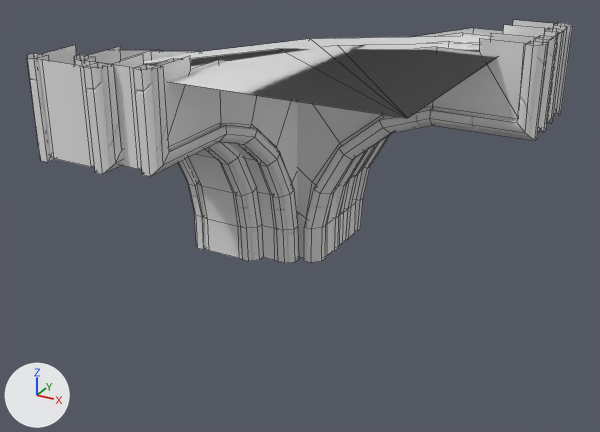
The Blender file SD_const_5.blend, before and after one commit.
Both versions are drawn from a 50 mm lens placed at (1.32, -2.61, 1.18), pointed at (-0.1, -0.03, -0.11). Lighting does not change. The marker at lower left points along +X, +Y and +Z. Mesh edges are drawn as thin lines.

Objects in the first picture: 'SD_CeilingCornerOut', 'SD_CeilingCornerOutL', 'SD_CeilingCornerOutR'.
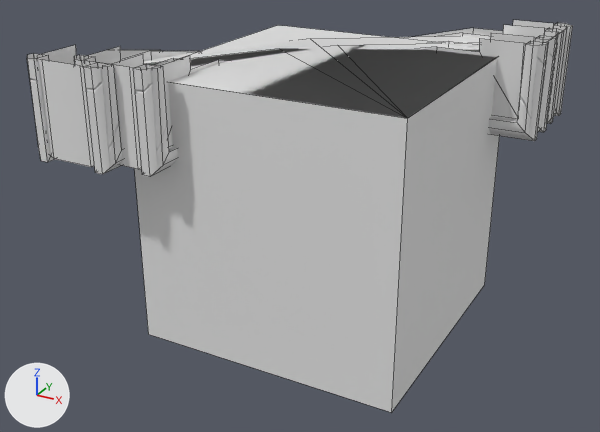
What the commit changed:
Object 'SD_Wall_CUBE' (ob_sd_wall_cube) is now shown.

Changed parts and their boxes [x1, y1, x2, y2] in the pictures (600 x 432 px):
'SD_Wall_CUBE', shown
    after: [134, 25, 500, 412]
